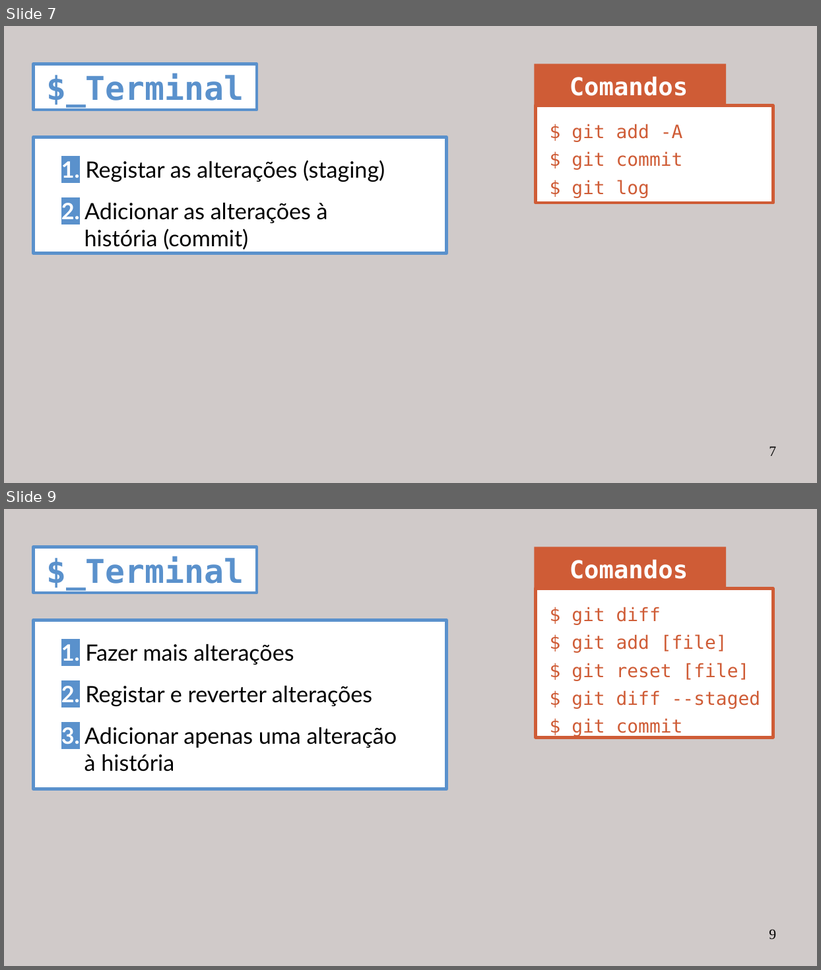
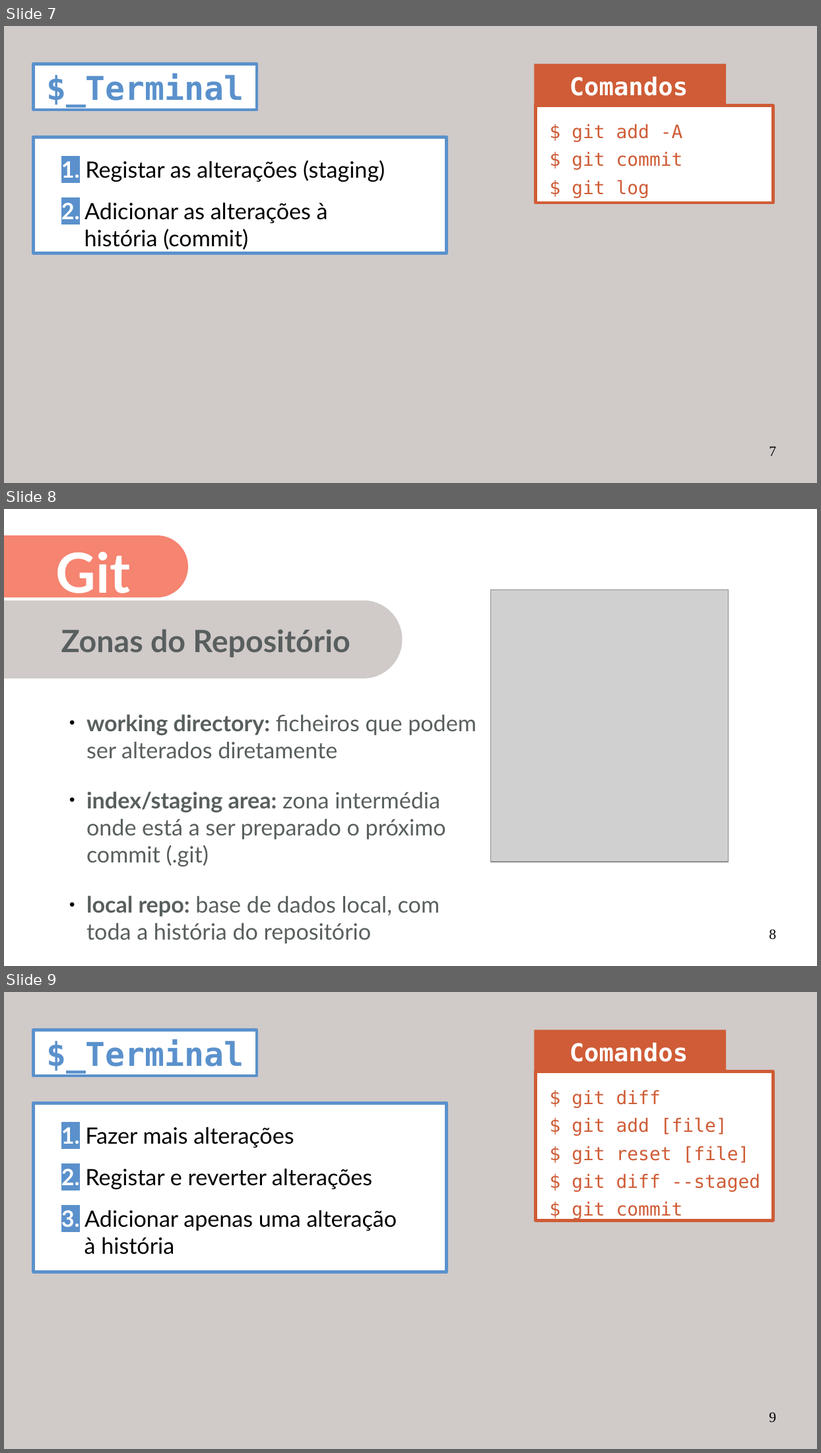
Before and after one commit to miguelpinho/git-lecture, a slide deck: lecture_pt.odp. Shown one above the other, each under a label of ours: slides 7 and 9 before the commit, slides 7, 8 and 9 after it; the slides between them are not shown. The pictures are 821x970 and 821x1453 pixels, drawn with LibreOffice and Linux fonts; fonts in the diff are those of the drawing; grey boxes stand for pictures. Boxes give left, top, right and bottom in pixels: in the first picture for what was removed or moved away, otherwise in the second. Text is boxed around its words. In the diff, an @@ line names an element or a change of style, - is before the commit and + after.

```diff
--- a/lecture_pt.odp
+++ b/lecture_pt.odp
@@ slide 8 added at [4,509,817,966], background #FFFFFF @@
@@ freeform shape added at [4,535,188,597], fill #F58470 @@
@@ title added at [56,552,131,603], 54 pt, text #FFFFFF, bold @@
+Git
@@ freeform shape added at [4,601,403,679], fill #D0CAC9 @@
@@ picture added at [491,590,729,863] @@
@@ text added at [61,629,350,657], 30 pt, text #585F5E, bold @@
+Zonas do Repositório
@@ text added at [86,714,477,944], 22 pt, text #585F5E @@
+● working directory: ficheiros que podem ser alterados diretamente
+● index/staging area: zona intermédia onde está a ser preparado o próximo commit (.git)
+● local repo: base de dados local, com toda a história do repositório
@@ page number added at [769,929,776,940], 14 pt, text #000000 @@
+8
```
Also in this commit, not shown: 1 slide changed, 1 slide removed.
